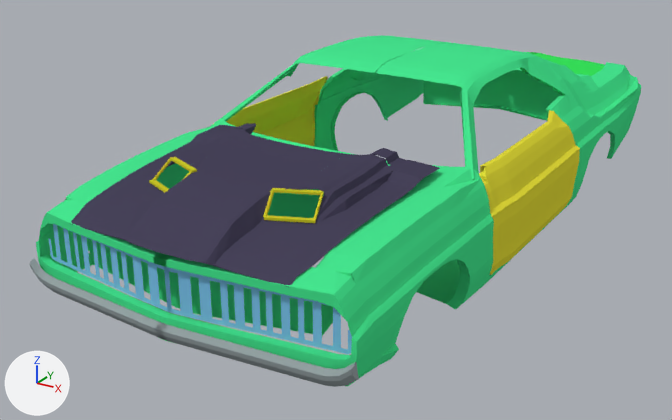
What one commit did to the Blender file Models/Vehicles/Land/Challenger70/challenger1970B.blend.
Rendered twice from a camera (50 mm lens) standing at (11.6, -16.8, 8.2) and looking at (-1.3, 3.9, -1.7). Every picture has the same lights, and +X, +Y and +Z are marked at lower left.

The first picture shows 'Body', 'Bumper', 'Grilles', 'Hood', 'LScoopHood', 'LeftDoor', 'RightDoor', 'TailGate'.
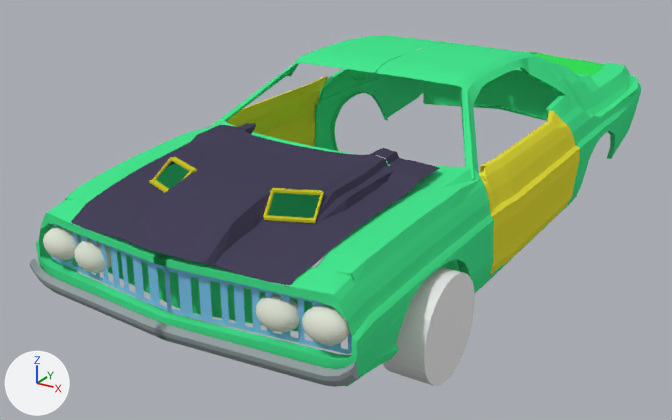
The edits, one by one:
Material 'frontLightColorl.003' (mat_frontlightcolorl_003) is new.
Its base color is (0.762, 0.8, 0.682) (white #e2e7d7).
Material 'frontLightColorl.002' (mat_frontlightcolorl_002) is new.
Its base color is (0.762, 0.8, 0.682) (white #e2e7d7).
Material 'frontLightColorl.001' (mat_frontlightcolorl_001) is new.
Its base color is (0.762, 0.8, 0.682) (white #e2e7d7).
Material 'frontLightColorl' (mat_frontlightcolorl) is new.
Its base color is (0.762, 0.8, 0.682) (white #e2e7d7).
Mesh me_sphere_008 is new.
It is a UV sphere (32 segments, 16 rings, poles along z) spanning x -1.0..1.0, y -1.0..1.0, z -1.0..1.0.
It uses material mat_frontlightcolorl_003 (white #e2e7d7).
Mesh me_sphere_007 is new.
It is a UV sphere (32 segments, 16 rings, poles along z) spanning x -1.0..1.0, y -1.0..1.0, z -1.0..1.0.
It uses material mat_frontlightcolorl_002 (white #e2e7d7).
Mesh me_sphere_006 is new.
It is a UV sphere (32 segments, 16 rings, poles along z) spanning x -1.0..1.0, y -1.0..1.0, z -1.0..1.0.
It uses material mat_frontlightcolorl_001 (white #e2e7d7).
Mesh me_sphere_005 is new.
It is a UV sphere (32 segments, 16 rings, poles along z) spanning x -1.0..1.0, y -1.0..1.0, z -1.0..1.0.
It uses material mat_frontlightcolorl (white #e2e7d7).
Mesh me_cylinder is new.
It is a 32-sided cylinder along z spanning x -1.0..1.0, y -1.0..1.0, z -1.0..1.0.
Object 'frontLight.003' (ob_frontlight_003) is new; it shows me_sphere_008.
Its parent is ob_bumper.
Its matrix parent inverse is Matrix(((9.736, 0.0, 0.0, -0.171), (0.0, 10.38, 5.193, 54.55), (0.0, -0.447, 0.894, -1.323), (0.0, 0.0, 0.0, 1.0))).
Its location is (2.445, -4.18, -0.202).
Its scale is (0.477, 0.326, 0.358).
Object 'frontLight.002' (ob_frontlight_002) is new; it shows me_sphere_007.
Its parent is ob_bumper.
Its matrix parent inverse is Matrix(((9.736, 0.0, 0.0, -0.171), (0.0, 10.38, 5.193, 54.55), (0.0, -0.447, 0.894, -1.323), (0.0, 0.0, 0.0, 1.0))).
Its location is (3.499, -4.167, -0.154).
Its scale is (0.477, 0.326, 0.358).
Object 'frontLight.001' (ob_frontlight_001) is new; it shows me_sphere_006.
Its parent is ob_bumper.
Its matrix parent inverse is Matrix(((9.736, 0.0, 0.0, -0.171), (0.0, 10.38, 5.193, 54.55), (0.0, -0.447, 0.894, -1.323), (0.0, 0.0, 0.0, 1.0))).
Its location is (-2.367, -4.18, -0.202).
Its scale is (0.477, 0.326, 0.358).
Object 'frontLight' (ob_frontlight) is new; it shows me_sphere_005.
Its parent is ob_bumper.
Its matrix parent inverse is Matrix(((9.736, 0.0, 0.0, -0.171), (0.0, 10.38, 5.193, 54.55), (0.0, -0.447, 0.894, -1.323), (0.0, 0.0, 0.0, 1.0))).
Its location is (-3.337, -4.16, -0.142).
Its scale is (0.477, 0.326, 0.358).
Object 'Cylinder' (ob_cylinder) is new; it shows me_cylinder.
Its location is (4.1, -1.08, -1.39).
Its rotation in degrees is (0, 90, 0).
Its scale is (1.21, 1.21, 0.511).

Pixel boxes (x1, y1, x2, y2) of what changed, in the pictures (672 x 420 px):
'Cylinder', added
    after: (383, 267, 475, 386)
'frontLight.002', added
    after: (302, 305, 350, 345)
'frontLight.003', added
    after: (256, 294, 299, 332)
'frontLight.001', added
    after: (74, 239, 112, 273)
'frontLight', added
    after: (43, 227, 81, 260)
